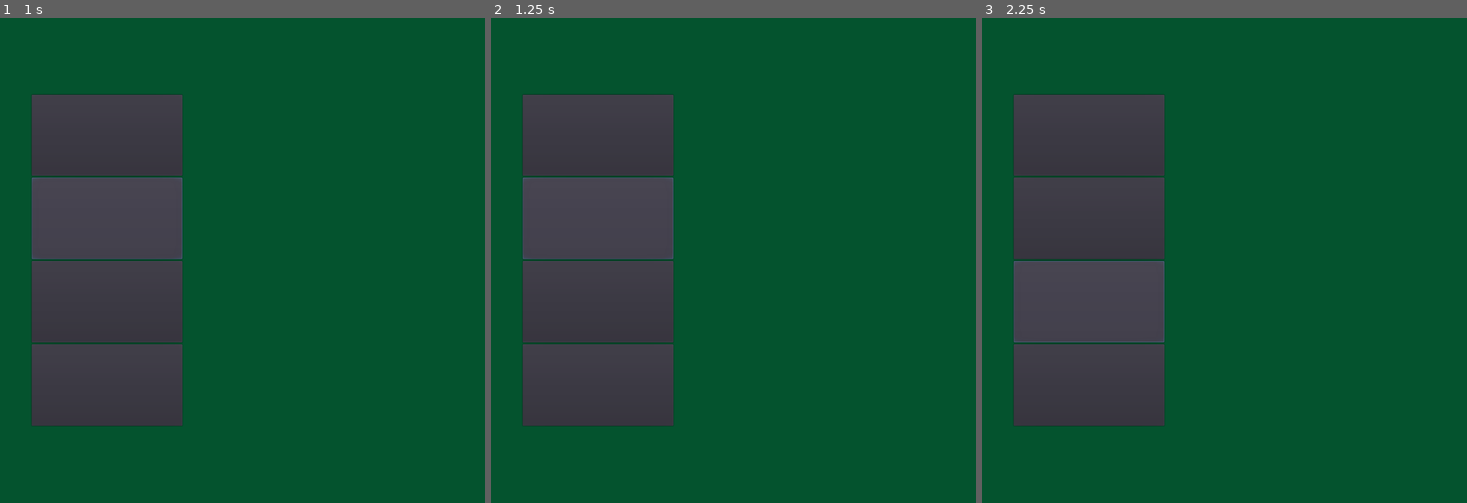
Above: before the commit, frames 1-3 (left to right).
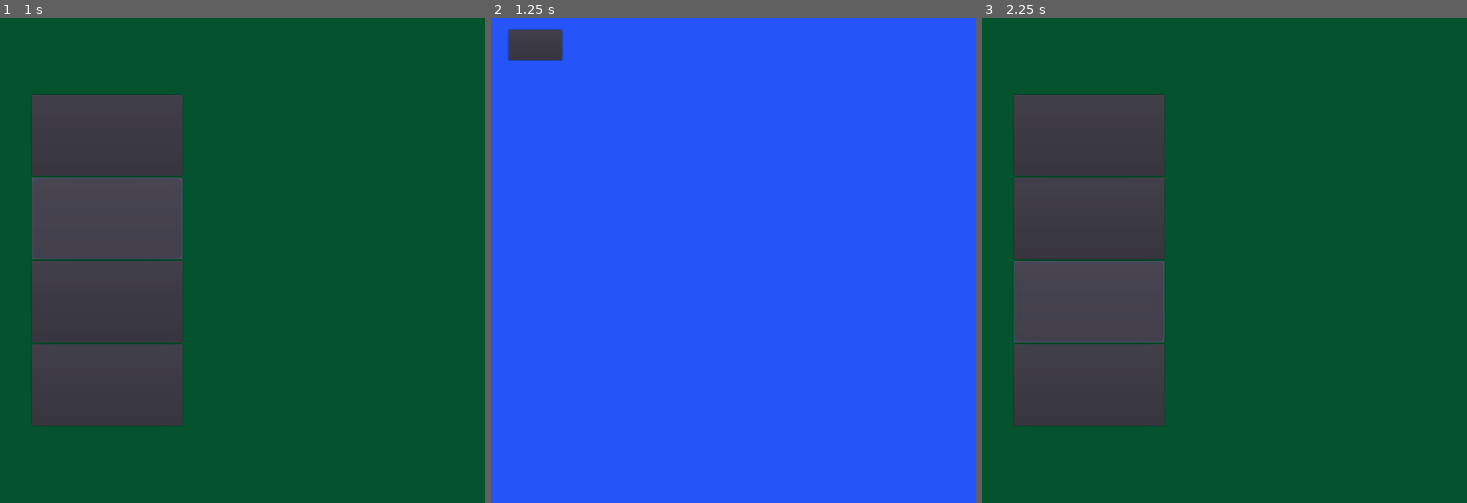
Above: after the commit, the same moments.

Repository: UPDCS192Group4/PusoyDosOnline
Game: Godot game, scene res://Home.tscn
The game is run twice, just before and just after one commit, with the same random seed, the same clock (stepped at 60 frames per second) and the same inputs.
Inputs (mouse positions are in pixels of both pictures, inside the frame that each line leads up to):
- Up to frame 1 (1 s): click "LEADERBOARDS" at 0.5 s
- Up to frame 2 (1.25 s): no input
- Up to frame 3 (2.25 s): click (1025, 47) at 1.25 s, where only the run after the commit has a clickable "HOME"; click "Rules" at 2 s

Frame 1 is identical in both runs. In frame 2, 100% of the frame differs, in the area x 0-100%, y 0-100%; in frame 3, nothing differs.

Commit message:
Leaderboards scene

Diff:
--- a/project/Home.gd
+++ b/project/Home.gd
@@ -9,5 +9,12 @@
 	startNewGame()
 	pass # Replace with function body.
 
+func _on_Button_pressed():
+	yield(get_tree().create_timer(0.5), "timeout")
+	showLeaderboards()
+
 func startNewGame():
 	get_tree().change_scene("res://Game.tscn")
+
+func showLeaderboards():
+	get_tree().change_scene("res://Leaderboards.tscn")
--- a/project/Home.tscn
+++ b/project/Home.tscn
@@ -129,3 +129,4 @@
 size_flags_vertical = 3
 
 [connection signal="pressed" from="ContainerBox/ContainerBox/ContainerBox/Play/PlayButton" to="." method="_on_PlayButton_pressed"]
+[connection signal="pressed" from="ContainerBox/ContainerBox/ContainerBox/LeaderBoards/Button" to="." method="_on_Button_pressed"]
--- /dev/null
+++ b/project/Leaderboards.gd
@@ -0,0 +1,12 @@
+extends Control
+
+
+func _ready():
+	pass # Replace with function body.
+
+
+
+
+func _on_Button_pressed():
+	yield(get_tree().create_timer(0.5), "timeout")
+	get_tree().change_scene("res://Home.tscn")
--- /dev/null
+++ b/project/Leaderboards.tscn
@@ -0,0 +1,41 @@
+[gd_scene load_steps=3 format=2]
+
+[ext_resource path="res://assets/fonts/home_dynamicfont.tres" type="DynamicFont" id=1]
+[ext_resource path="res://Leaderboards.gd" type="Script" id=2]
+
+[node name="Control" type="Control"]
+anchor_right = 1.0
+anchor_bottom = 1.0
+script = ExtResource( 2 )
+__meta__ = {
+"_edit_use_anchors_": false
+}
+
+[node name="ColorRect" type="ColorRect" parent="."]
+anchor_right = 1.0
+anchor_bottom = 1.0
+color = Color( 0.145098, 0.333333, 0.976471, 1 )
+
+[node name="Label" type="Label" parent="."]
+anchor_right = 1.0
+margin_bottom = 209.0
+custom_fonts/font = ExtResource( 1 )
+text = "LEADERBOARDS"
+align = 1
+valign = 1
+__meta__ = {
+"_edit_use_anchors_": false
+}
+
+[node name="Button" type="Button" parent="."]
+margin_left = 37.0
+margin_top = 25.0
+margin_right = 150.0
+margin_bottom = 89.0
+custom_fonts/font = ExtResource( 1 )
+text = "HOME"
+__meta__ = {
+"_edit_use_anchors_": false
+}
+
+[connection signal="pressed" from="Button" to="." method="_on_Button_pressed"]
